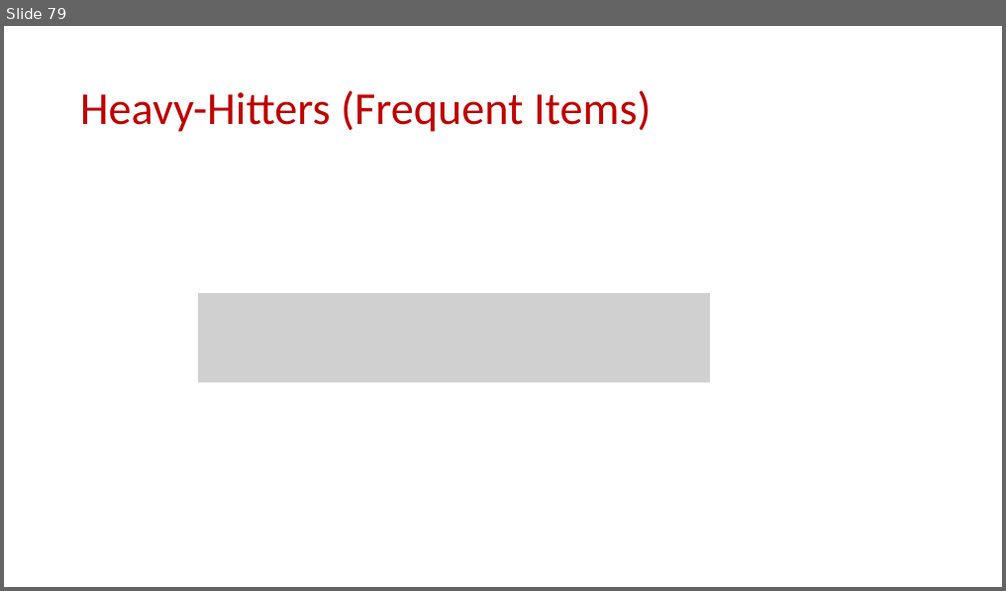
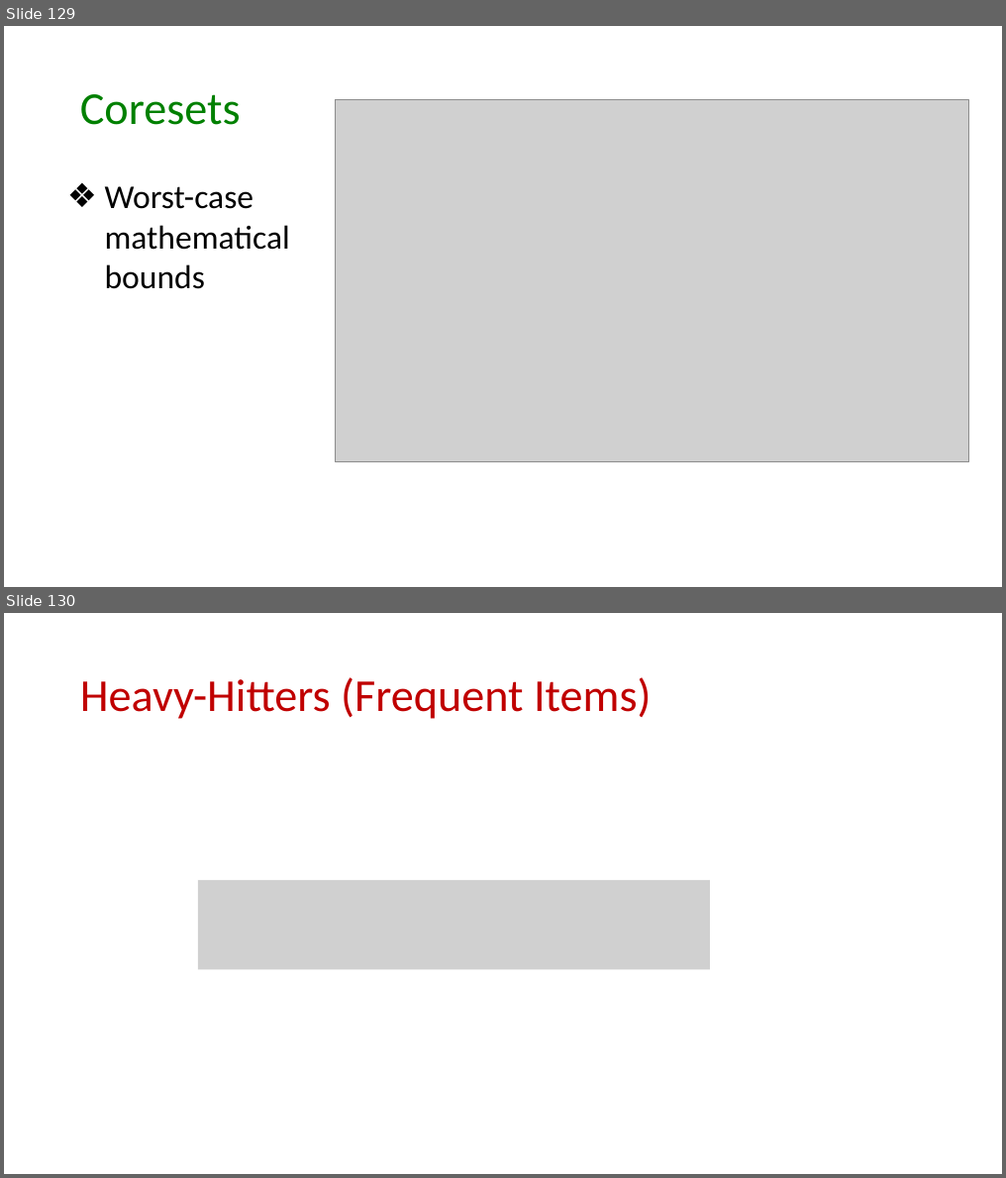
Before and after one commit to samsonzhou/samsonzhou.github.io, a slide deck: CSCE689-23/L15.pptx. Shown one above the other, each under a label of ours: slide 79 before the commit, slides 129 and 130 after it. The pictures are 1006x591 and 1006x1178 pixels, drawn with LibreOffice and Linux fonts; fonts in the diff are those of the drawing; grey boxes stand for pictures. Boxes give left, top, right and bottom in pixels: in the first picture for what was removed or moved away, otherwise in the second. Text is boxed around its words. In the diff, an @@ line names an element or a change of style, - is before the commit and + after.

```diff
--- a/CSCE689-23/L15.pptx
+++ b/CSCE689-23/L15.pptx
@@ slide 129 added at <box>4,26,1002,587</box>, background #FFFFFF @@
@@ title added at <box>80,94,241,125</box>, 44 pt, text #008000 @@
+Coresets
@@ picture added at <box>335,100,969,463</box> @@
@@ text added at <box>105,186,290,289</box>, 32 pt, text #000000 @@
+❖ Worst-case mathematical bounds
@@ what was slide 79 is now slide 130 @@
```
Also in this commit, not shown: 50 other slides added.
